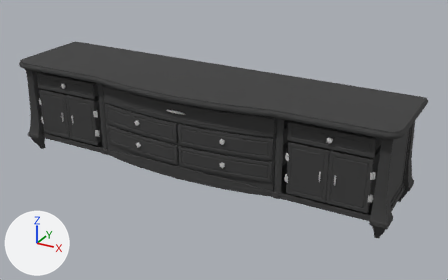
The FBX model LastNightOfJohnDoe/Assets/FBX/Props/ChesOfDawers_Hall.FBX, before and after one commit.
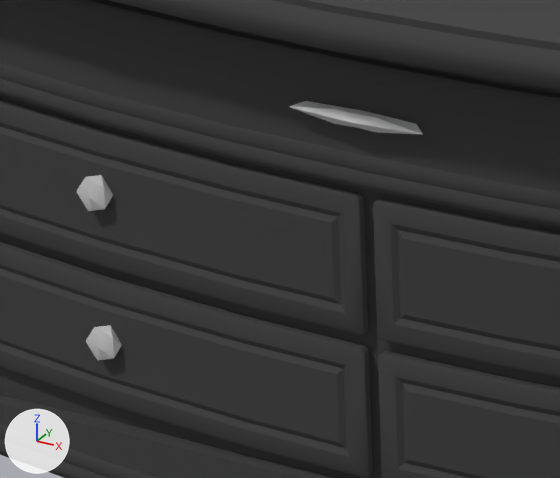
The first picture shows the older version from a 50 mm camera at (2.47, -4.15, 2.43) aimed at (0.18, 0.01, 0.34). The close-ups show both versions on the part from 28% to 46% of the width and 34% to 59% of the height of that picture; other places that the commit changed are outside them. Arrows for +X, +Y and +Z are at lower left; the lights stay in place. Where no turn or scale is listed for an object, it has been applied to the vertices. Vertices at the same position are counted once.

The scene before the commit, as lines of its bpy script (objects in view):
```python
ob_chestofdawers_hall_02 = bpy.data.objects.new('ChestOfDawers_Hall_02', me_mesh_007)
ob_chestofdawers_hall_02.location = (0.0, -0.147, 0.665)
ob_chestofdawers_hall_04 = bpy.data.objects.new('ChestOfDawers_Hall_04', me_mesh_008)
ob_chestofdawers_hall_04.location = (-0.393, -0.135, 0.459)
ob_chestofdawers_hall_06 = bpy.data.objects.new('ChestOfDawers_Hall_06', me_mesh_010)
ob_chestofdawers_hall_06.location = (-0.393, -0.135, 0.275)
ob_chestofdawers_hall_main = bpy.data.objects.new('ChestOfDawers_Hall_Main', me_mesh)
ob_chestofdawers_hall_main.location = (0.0, 0.0, 0.0)
# also in view: 'ChestOfDawers_Hall_05' at (0.39, -0.2, 0.52); 'ChestOfDawers_Hall_07' at (0.39, -0.2, 0.33)
```
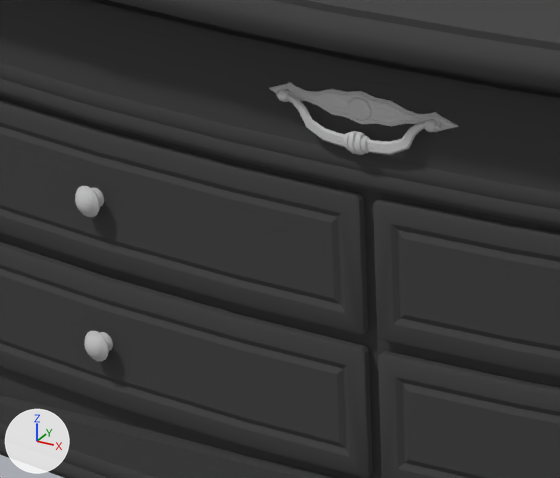
Pixel boxes (x1, y1, x2, y2) of what changed, in the close-ups (560 x 478 px):
part 1 of me_mesh_010, added: after (84, 331, 109, 362)
part 2 of me_mesh_010, added: after (101, 332, 113, 351)
part 3 of me_mesh_010, deleted: before (86, 325, 122, 360)
part 4 of me_mesh_007, built on: before (289, 101, 423, 135); after (269, 82, 458, 155)
part 5 of me_mesh_008, added: after (75, 186, 100, 217)
part 6 of me_mesh_008, added: after (92, 187, 104, 207)
part 7 of me_mesh_008, deleted: before (76, 175, 113, 211)

The change, as a list of edits to the scene's bpy script:
```text
Change me_mesh_007:
    used by ob_chestofdawers_hall_02; location = (0.0, -0.147, 0.665)
    remove me_mesh_007.from_pydata(...)  # 330 vertices, 296 faces; spans x -0.78..0.78, y -0.29..0.15, z -0.05..0.1
    add me_mesh_007.from_pydata(...)  # 1892 vertices, 3342 faces; spans x -0.78..0.78, y -0.29..0.15, z -0.05..0.1
    me_mesh_007 part 4: 3 vertices moved from x 0.0, y -0.28..-0.26, z 0.03..0.04 to x 0.0, y -0.28..-0.27, z 0.03; 14 vertices removed from x -0.07..0.07, y -0.29..-0.26, z 0.03..0.05; 1576 vertices added at x -0.13..0.13, y -0.29..-0.26, z 0.0..0.07
Change me_mesh_008:
    used by ob_chestofdawers_hall_04; location = (-0.393, -0.135, 0.459)
    remove me_mesh_008.from_pydata(...)  # 166 vertices, 144 faces; spans x -0.384..0.384, y -0.279..0.142, z -0.027..0.146
    add me_mesh_008.from_pydata(...)  # 434 vertices, 746 faces; spans x -0.384..0.384, y -0.285..0.142, z -0.027..0.146
    me_mesh_008 part 5: a new loose piece of 162 vertices spanning x -0.025..0.015, y -0.285..-0.269, z 0.043..0.083, in mat_cajonera_02_mat (light grey #cacaca)
    me_mesh_008 part 6: a new loose piece of 97 vertices spanning x -0.016..0.009, y -0.264..-0.256, z 0.05..0.075, in mat_cajonera_02_mat (light grey #cacaca)
    me_mesh_008 part 7: 23 vertices removed from x -0.022..0.023, y -0.279..-0.251, z 0.049..0.094
Change me_mesh_010:
    used by ob_chestofdawers_hall_06; location = (-0.393, -0.135, 0.275)
    remove me_mesh_010.from_pydata(...)  # 166 vertices, 144 faces; spans x -0.384..0.384, y -0.279..0.142, z -0.027..0.139
    add me_mesh_010.from_pydata(...)  # 434 vertices, 746 faces; spans x -0.384..0.384, y -0.284..0.142, z -0.027..0.139
    me_mesh_010 part 1: a new loose piece of 162 vertices spanning x -0.025..0.015, y -0.284..-0.269, z 0.038..0.078, in mat_cajonera_02_mat (light grey #cacaca)
    me_mesh_010 part 2: a new loose piece of 97 vertices spanning x -0.016..0.009, y -0.264..-0.255, z 0.046..0.071, in mat_cajonera_02_mat (light grey #cacaca)
    me_mesh_010 part 3: 23 vertices removed from x -0.022..0.023, y -0.279..-0.251, z 0.038..0.083
```
